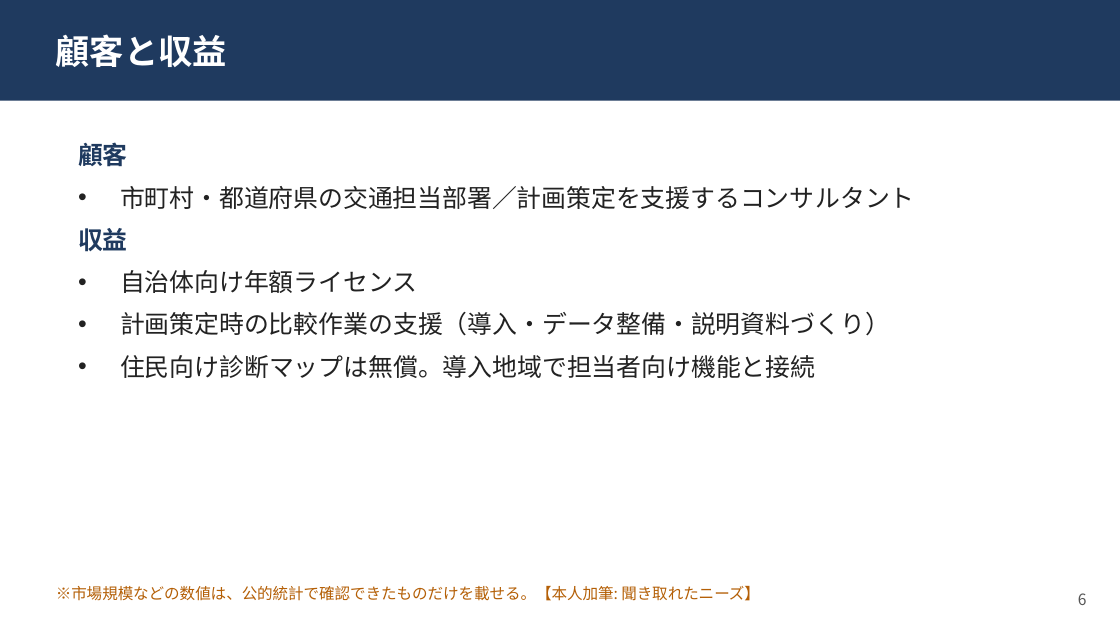
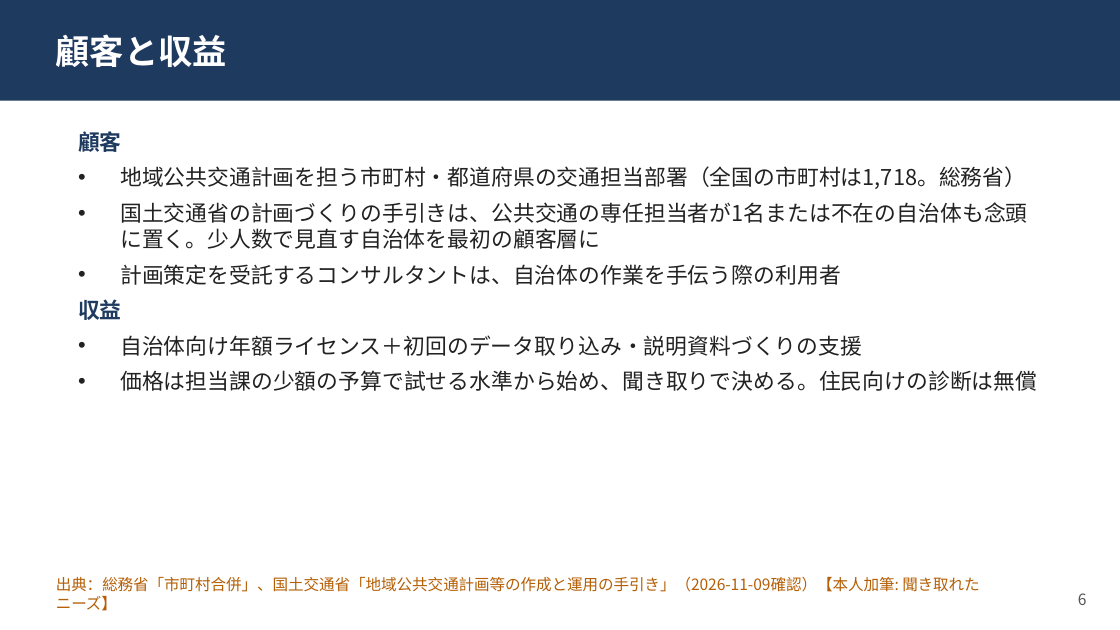
Before and after one commit to sota1111/geo-campaign-2026, a slide deck: slide 6 of contests/ichibiz-2026/submission/business/supplement/supplement.pptx. Drawn at 1120x630 pixels with LibreOffice and Linux fonts; fonts in the diff are those of the drawing. Boxes give left, top, right and bottom in pixels: in the first picture for what was removed or moved away, otherwise in the second. Text is boxed around its words. In the diff, an @@ line names an element or a change of style, - is before the commit and + after.

```diff
--- a/contests/ichibiz-2026/submission/business/supplement/supplement.pptx
+++ b/contests/ichibiz-2026/submission/business/supplement/supplement.pptx
@@ text "顧客": place and size @@
-text "顧客" at [78, 143, 914, 378]
+text "顧客" at [78, 131, 1037, 391]
@@ text at [78, 131, 122, 320]: size 16 to 14 pt in "顧客", "収益"; less space between paragraphs @@
@@ text at [120, 166, 1027, 285]: text changed; size 16 to 14 pt @@
-• 市町村・都道府県の交通担当部署／計画策定を支援するコンサルタント
+• 地域公共交通計画を担う市町村・都道府県の交通担当部署（全国の市町村は1,718。総務省）
+• 国土交通省の計画づくりの手引きは、公共交通の専任担当者が1名または不在の自治体も念頭に置く。少人数で見直す自治体を最初の顧客層に
+• 計画策定を受託するコンサルタントは、自治体の作業を手伝う際の利用者
@@ text at [120, 335, 1037, 391]: text changed; size 16 to 14 pt @@
-• 自治体向け年額ライセンス
-• 計画策定時の比較作業の支援（導入・データ整備・説明資料づくり）
-• 住民向け診断マップは無償。導入地域で担当者向け機能と接続
+• 自治体向け年額ライセンス＋初回のデータ取り込み・説明資料づくりの支援
+• 価格は担当課の少額の予算で試せる水準から始め、聞き取りで決める。住民向けの診断は無償
@@ text at [56, 577, 980, 611]: text changed @@
-※市場規模などの数値は、公的統計で確認できたものだけを載せる。【本人加筆: 聞き取れたニーズ】
+出典：総務省「市町村合併」、国土交通省「地域公共交通計画等の作成と運用の手引き」（2026-11-09確認）【本人加筆: 聞き取れたニーズ】
```
Also in this commit, not shown: 5 other slides changed, 1 slide added, 1 slide removed, 14 other files.
